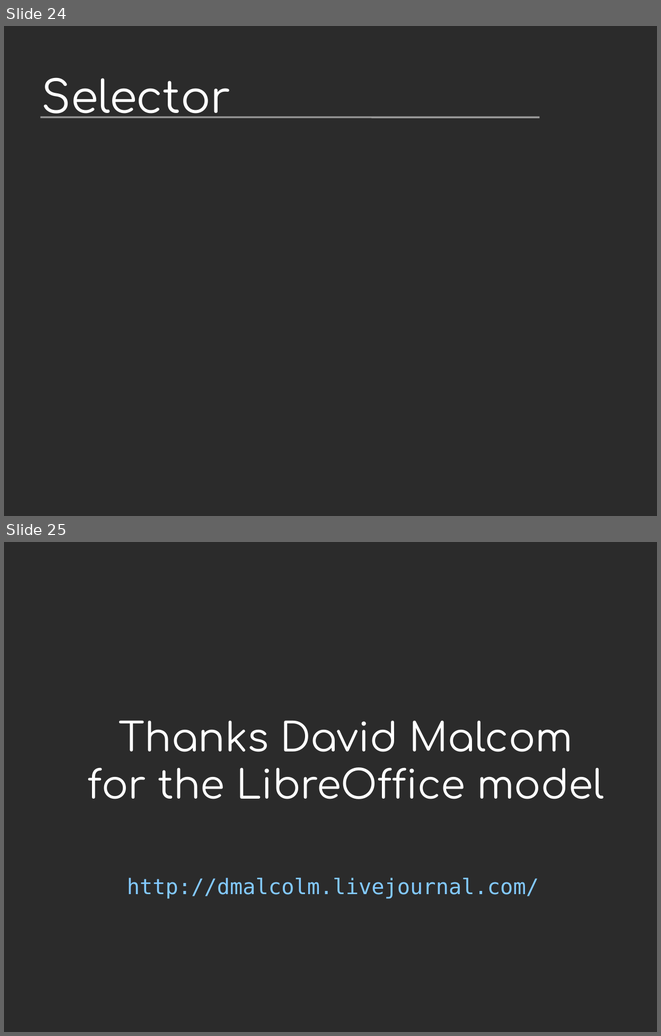
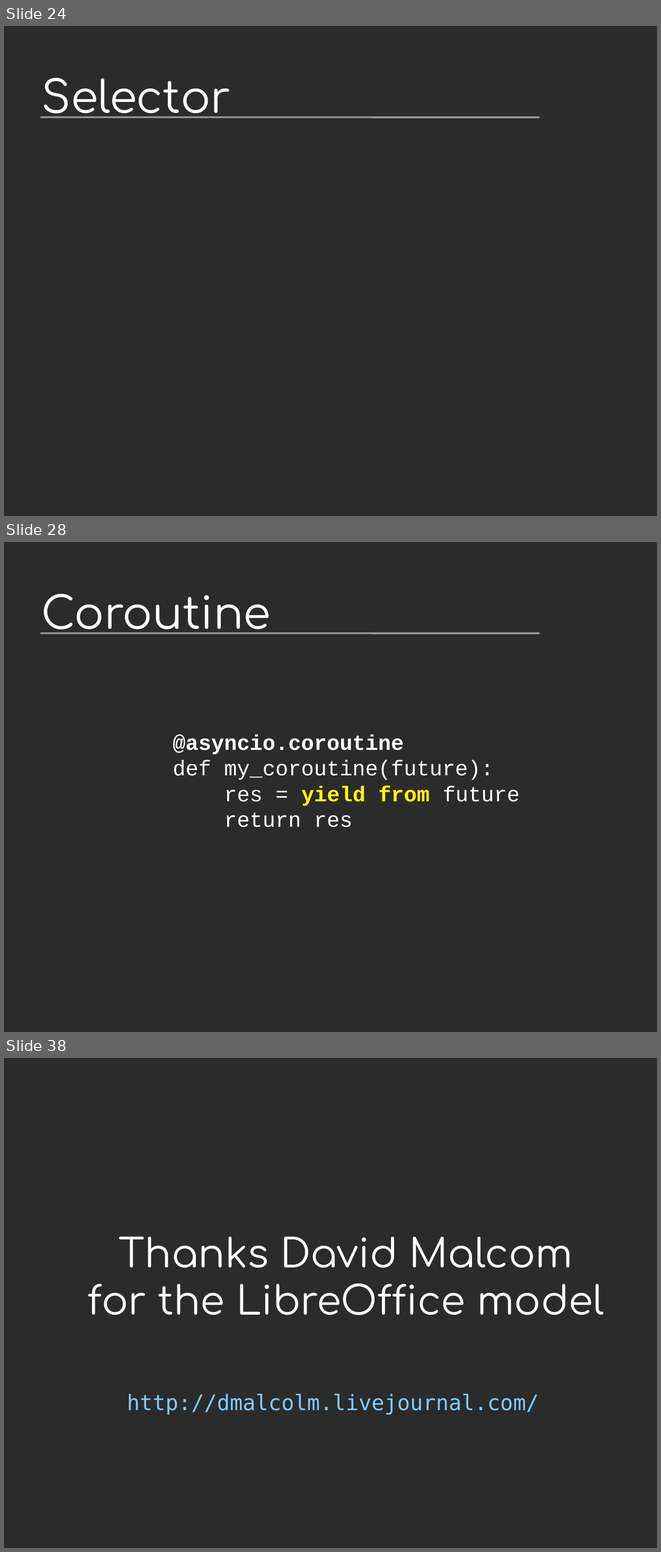
Before and after one commit to vstinner/talks, a slide deck: 2014-Pycon-Lyon/asyncio.odp. Shown one above the other, each under a label of ours: slides 24 and 25 before the commit, slides 24, 28 and 38 after it; the slides between them are not shown. The pictures are 661x1036 and 661x1552 pixels, drawn with LibreOffice and Linux fonts; fonts in the diff are those of the drawing; background and template pictures are left out; a plain dark background stands for a picture behind light text. Boxes give left, top, right and bottom in pixels: in the first picture for what was removed or moved away, otherwise in the second. Text is boxed around its words. In the diff, an @@ line names an element or a change of style, - is before the commit and + after.

```diff
--- a/2014-Pycon-Lyon/asyncio.odp
+++ b/2014-Pycon-Lyon/asyncio.odp
@@ slide 28 added at box(4, 542, 657, 1032), background picture (left out); not listed: 1 template element that a slide beside it also shows @@
@@ title added at box(42, 593, 271, 634), 54 pt, text #FFFFFF @@
+Coroutine
@@ text added at box(173, 734, 520, 827), 26 pt, text #FFFFFF @@
+@asyncio.coroutine
+def my_coroutine(future):
+res = yield from future
+return res
@@ what was slide 25 is now slide 38 @@
```
Also in this commit, not shown: 1 slide changed, 12 other slides added, 5 other files.
